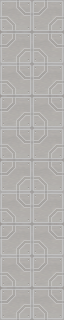
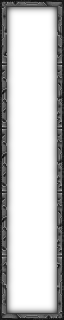
Comparing the layer stacks of the two 64 x 320 images. Changes:
added layer "wall13_66 Kopie 2" above "wall13_33 Kopie 2" over [left=0, top=0, right=64, bottom=320]
hid "Floor" over [left=0, top=0, right=64, bottom=320]
